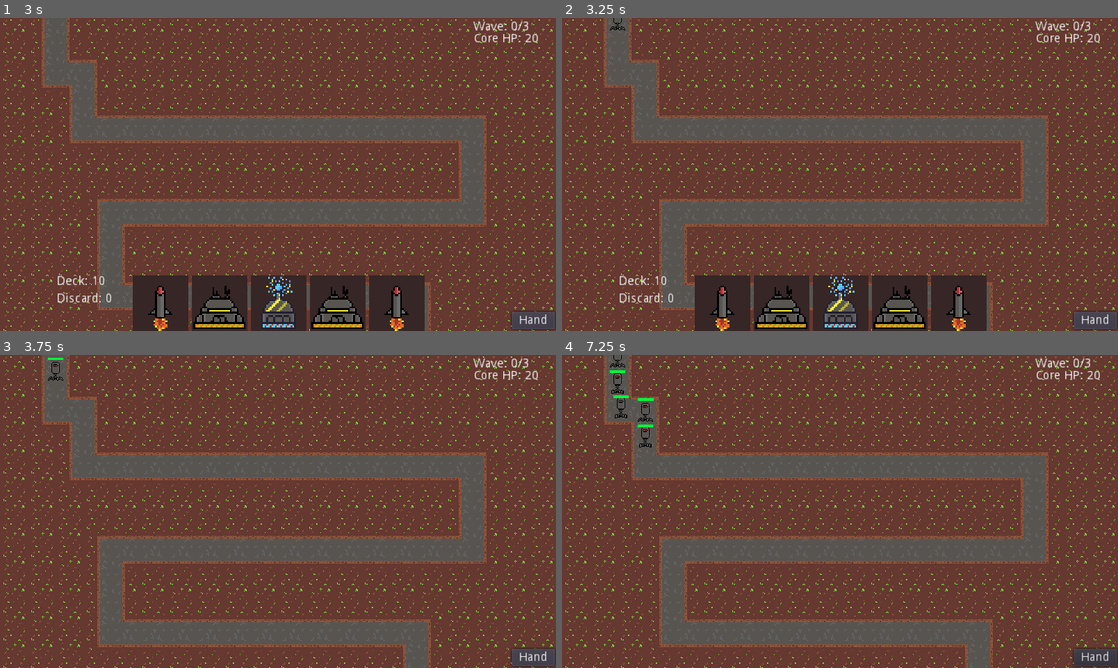
Above: before the commit, frames 1-4 (two rows, left to right).
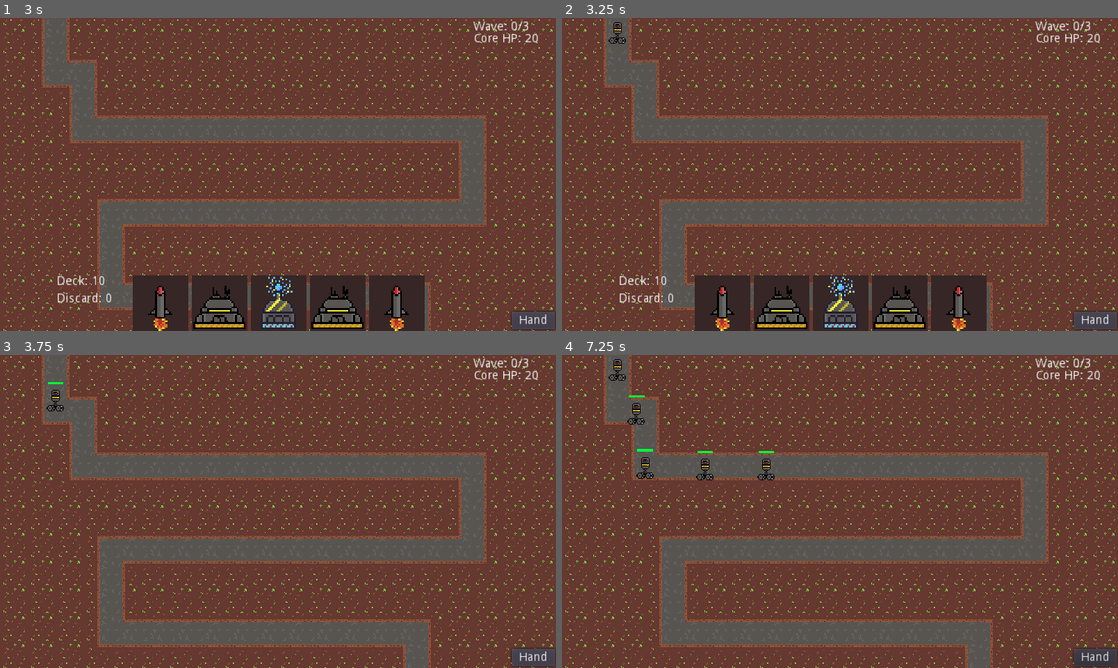
Above: after the commit, the same moments.

Repository: TylerPelaez/TowerCard
Game: Godot game, scene res://Menu/Menu.tscn
Same seed, same stepped clock (60 frames per second), same inputs: the game is played once before the commit and once after it.
Inputs (mouse positions are in pixels of both pictures, inside the frame that each line leads up to):
- Up to frame 1 (3 s): click "Start" at 0.5 s; click "Hand" at 1.25 s; click "Start Wave" at 2 s; click "Hand" at 2.75 s
- Up to frame 2 (3.25 s): no input
- Up to frame 3 (3.75 s): click "Hand" at 3.5 s
- Up to frame 4 (7.25 s): move the mouse to (962, 495) at 4.27 s; click (962, 495) at 4.35 s; move the mouse to (728, 527) at 5.02 s; tap R (rotate) at 5.1 s; click (728, 527) at 5.17 s; move the mouse to (895, 442) at 5.77 s; tap Space (start_wave) at 5.85 s; click (895, 442) at 5.92 s; move the mouse to (812, 574) at 6.52 s; click (812, 574) at 6.6 s

Frame 1 is identical in both runs. In frame 2, less than 0.1% of the frame differs, in the area x 8-12%, y 0-9%; in frame 3, 0.1%; in frame 4, 0.7%, in the area x 8-39%, y 0-40%.

Commit message:
Fix 2 bugs

Diff:
--- a/Enemies/BaseEnemy.gd
+++ b/Enemies/BaseEnemy.gd
@@ -76,8 +76,10 @@
 
 # Slow field entered
 func _on_Hurtbox_area_entered(area):
-	speed_multipliers.append(area.get_parent())
+	if area.get_parent() is SlowFieldPivot:
+		speed_multipliers.append(area.get_parent())
 
 #Slow field exited
 func _on_Hurtbox_area_exited(area):
-	speed_multipliers.erase(area.get_parent())
+	if area.get_parent() is SlowFieldPivot:
+		speed_multipliers.erase(area.get_parent())
--- a/Enemies/BaseEnemy.tscn
+++ b/Enemies/BaseEnemy.tscn
@@ -42,6 +42,9 @@
 margin_right = 18.0
 margin_bottom = 3.0
 color = Color( 0, 1, 0.227451, 1 )
+__meta__ = {
+"_edit_use_anchors_": false
+}
 
 [node name="VisibilityNotifier2D" type="VisibilityNotifier2D" parent="."]
 [connection signal="area_entered" from="Hurtbox" to="." method="_on_Hurtbox_area_entered"]
--- a/Enemies/EnemySpawnController.gd
+++ b/Enemies/EnemySpawnController.gd
@@ -18,7 +18,13 @@
 
 func initialize(enemySpawnTarget: Node, levelConfig: int) -> void:
 	enemy_spawn_target = enemySpawnTarget
-	spawn_configuration = LevelWaveConfigs.DATA[levelConfig]
+	print(LevelWaveConfigs.DATA[levelConfig])
+	spawn_configuration = []
+	for wave in LevelWaveConfigs.DATA[levelConfig]:
+		var new_wave = []
+		for enemyConfig in wave:
+			new_wave.append({enemyConfig.keys()[0]: enemyConfig.values()[0]})
+		spawn_configuration.append(new_wave)
 
 func get_wave_count() -> int:
 	return spawn_configuration.size()
--- a/Enemies/LevelWaveConfigs.gd
+++ b/Enemies/LevelWaveConfigs.gd
@@ -12,7 +12,7 @@
 const DATA = {
 	LevelConfig.TestLevel: [
 		[
-			{Basic: 5},
+			{Fast: 10},
 		],
 		[
 			{Basic: 15}
--- a/Towers/SlowFieldPivot.gd
+++ b/Towers/SlowFieldPivot.gd
@@ -1,4 +1,5 @@
 extends Node2D
+class_name SlowFieldPivot
 
 onready var slowField = $SlowField/CollisionShape2D
 var draw_range
--- a/UI/UI.tscn
+++ b/UI/UI.tscn
@@ -91,7 +91,7 @@
 __meta__ = {
 "_edit_use_anchors_": false
 }
+[connection signal="pressed" from="HandButton" to="Hand" method="_on_HandButton_pressed"]
+[connection signal="pressed" from="HandButton" to="CardsInDiscard" method="_on_HandButton_pressed"]
 [connection signal="pressed" from="HandButton" to="CardsInDeck" method="_on_HandButton_pressed"]
-[connection signal="pressed" from="HandButton" to="CardsInDiscard" method="_on_HandButton_pressed"]
-[connection signal="pressed" from="HandButton" to="Hand" method="_on_HandButton_pressed"]
 [connection signal="pressed" from="StartWave" to="." method="_on_StartWave_pressed"]
--- a/World/Level1.tscn
+++ b/World/Level1.tscn
@@ -22,12 +22,10 @@
 curve = SubResource( 1 )
 
 [node name="PlacementArea" type="Area2D" parent="."]
-visible = false
 collision_layer = 2
 collision_mask = 0
 
 [node name="CollisionPolygon2D" type="CollisionPolygon2D" parent="PlacementArea"]
-visible = false
 polygon = PoolVector2Array( 0, 0, 32, 0, 32, 96, 64, 96, 64, 160, 512, 160, 512, 192, 96, 192, 96, 352, 448, 352, 448, 408, 512, 408, 512, 288, 160, 288, 160, 256, 576, 256, 576, 96, 128, 96, 128, 32, 96, 32, 96, 0, 640, 0, 640, 416, 0, 416 )
 
 [node name="PlayerController" parent="." instance=ExtResource( 3 )]
--- a/project.godot
+++ b/project.godot
@@ -59,6 +59,11 @@
 "language": "GDScript",
 "path": "res://Towers/RepulsorTower.gd"
 }, {
+"base": "Node2D",
+"class": "SlowFieldPivot",
+"language": "GDScript",
+"path": "res://Towers/SlowFieldPivot.gd"
+}, {
 "base": "Node",
 "class": "Spell",
 "language": "GDScript",
@@ -95,6 +100,7 @@
 "Lightning": "",
 "PlayerController": "",
 "RepulsorTower": "",
+"SlowFieldPivot": "",
 "Spell": "",
 "SpellCard": "",
 "SpellProjectile": "",
